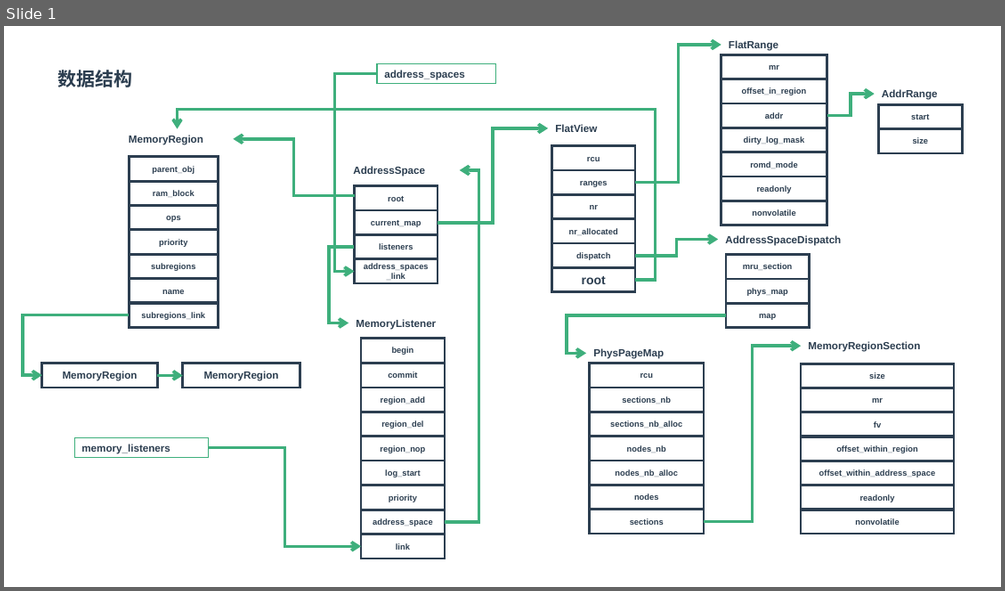
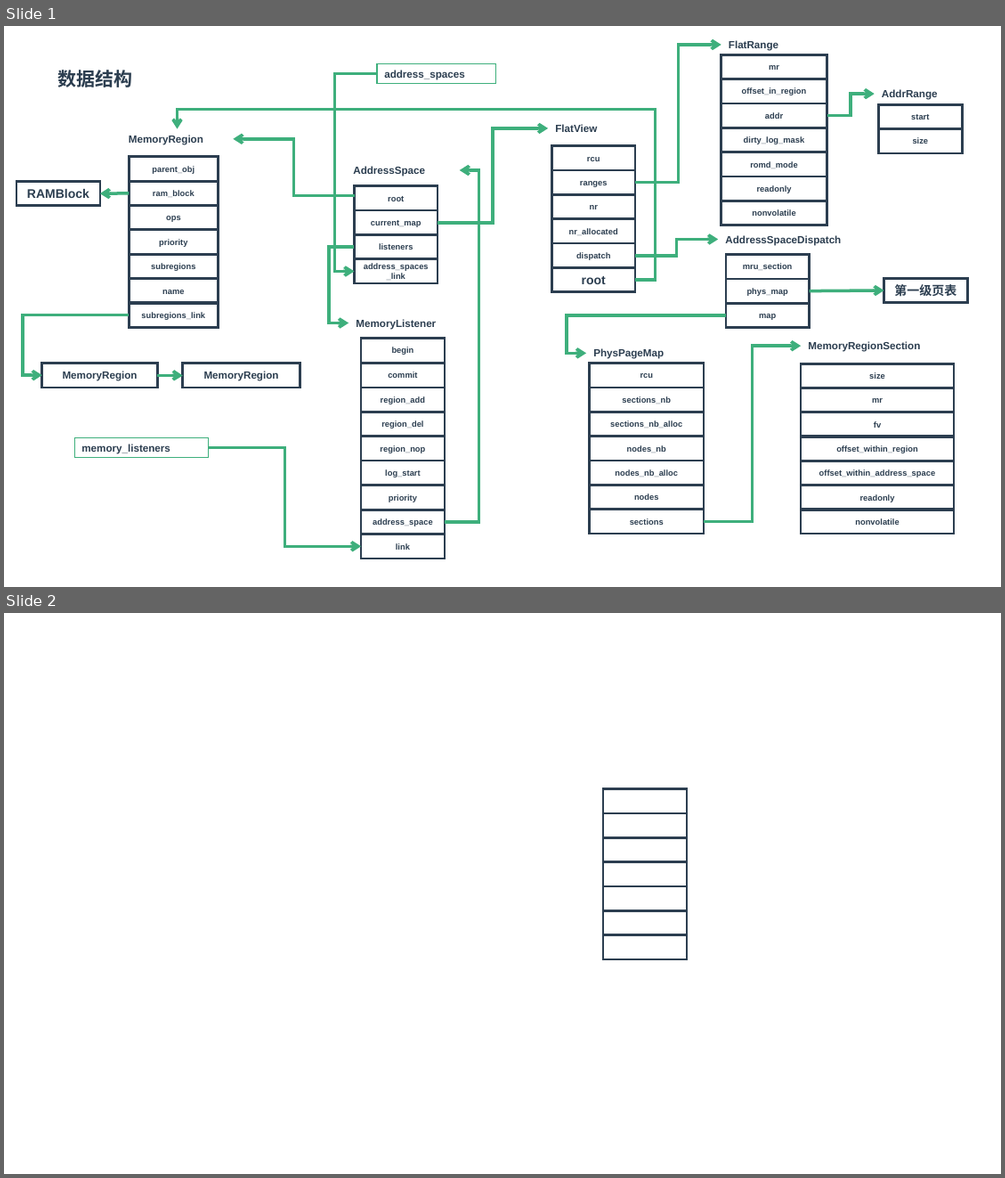
Before and after one commit to zaiqiang-dong/zaiqiang, a slide deck: docs/virtualization/qemu/memory/memory.pptx. Shown one above the other, each under a label of ours: slide 1 before the commit, slides 1 and 2 after it. The pictures are 1005x591 and 1005x1178 pixels, drawn with LibreOffice and Linux fonts; fonts in the diff are those of the drawing. Boxes give left, top, right and bottom in pixels: in the first picture for what was removed or moved away, otherwise in the second. Text is boxed around its words. In the diff, an @@ line names an element or a change of style, - is before the commit and + after.

```diff
--- a/docs/virtualization/qemu/memory/memory.pptx
+++ b/docs/virtualization/qemu/memory/memory.pptx
@@ slide 2 added at box(4, 613, 1001, 1174), background #FFFFFF @@
@@ rectangle added at box(603, 788, 687, 813), outline #2C3E50 2.25 pt @@
@@ rectangle added at box(603, 813, 687, 838), outline #2C3E50 2.25 pt @@
@@ rectangle added at box(603, 837, 687, 862), outline #2C3E50 2.25 pt @@
@@ rectangle added at box(603, 862, 687, 887), outline #2C3E50 2.25 pt @@
@@ rectangle added at box(603, 887, 687, 911), outline #2C3E50 2.25 pt @@
@@ rectangle added at box(603, 910, 687, 935), outline #2C3E50 2.25 pt @@
@@ rectangle added at box(603, 935, 687, 960), outline #2C3E50 2.25 pt @@
@@ slide 1 changed as well @@
@@ rectangle added at box(16, 182, 100, 206), outline #2C3E50 2.25 pt, 12 pt, text #2C3E50, bold @@
+RAMBlock
@@ arrow added from (129, 193) to (100, 193), #3EAF7C 3 pt @@
@@ arrow added from (809, 290) to (884, 290), #3EAF7C 3 pt @@
@@ rectangle added at box(884, 278, 968, 303), outline #2C3E50 2.25 pt, 12 pt, text #2C3E50, bold @@
+第一级页表
```
Also in this commit, not shown: 8 other files.
